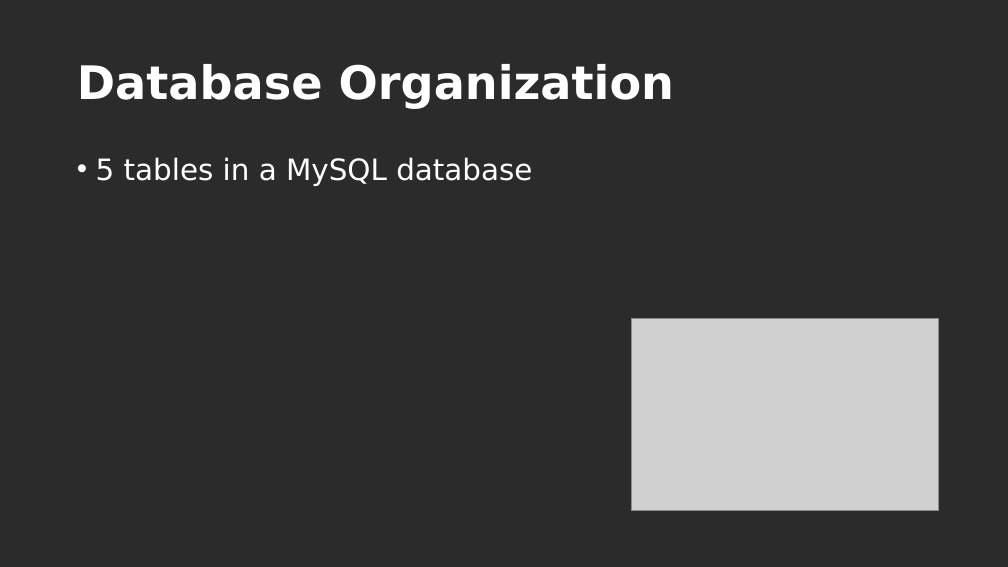
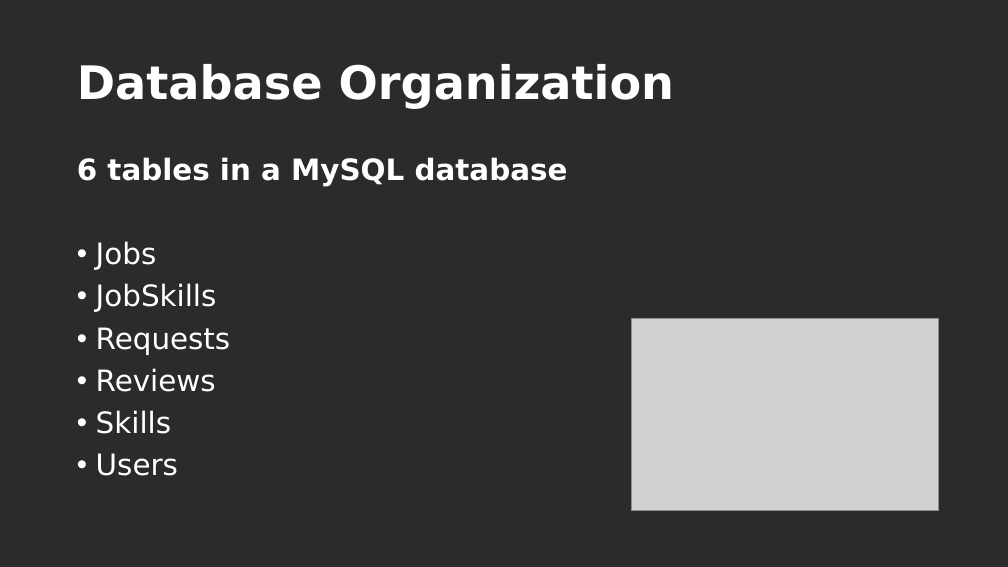
Before and after one commit to ajsaporito/se265-capstone, a slide deck: slide 5 of docs/se265-capstone.pptx. Drawn at 1008x567 pixels with LibreOffice and Linux fonts; fonts in the diff are those of the drawing; grey boxes stand for pictures; background and template pictures are left out; a plain dark background stands for a picture behind light text. Boxes give left, top, right and bottom in pixels: in the first picture for what was removed or moved away, otherwise in the second. Text is boxed around its words. In the diff, an @@ line names an element or a change of style, - is before the commit and + after.

```diff
--- a/docs/se265-capstone.pptx
+++ b/docs/se265-capstone.pptx
@@ text at box(77, 157, 568, 476): text changed @@
-• 5 tables in a MySQL database
+6 tables in a MySQL database
+• Jobs
+• JobSkills
+• Requests
+• Reviews
+• Skills
+• Users
```
Also in this commit, not shown: 3 other slides changed.
